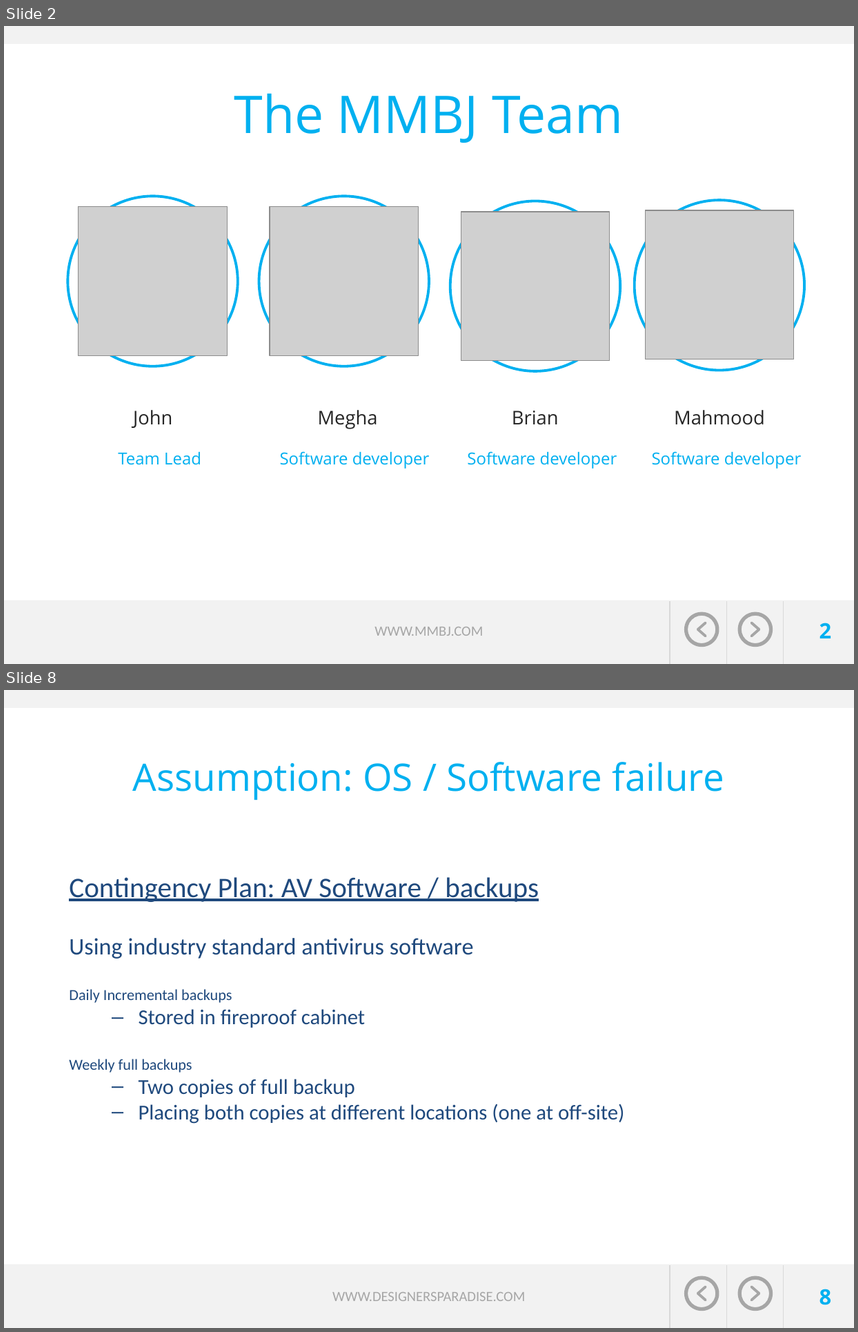
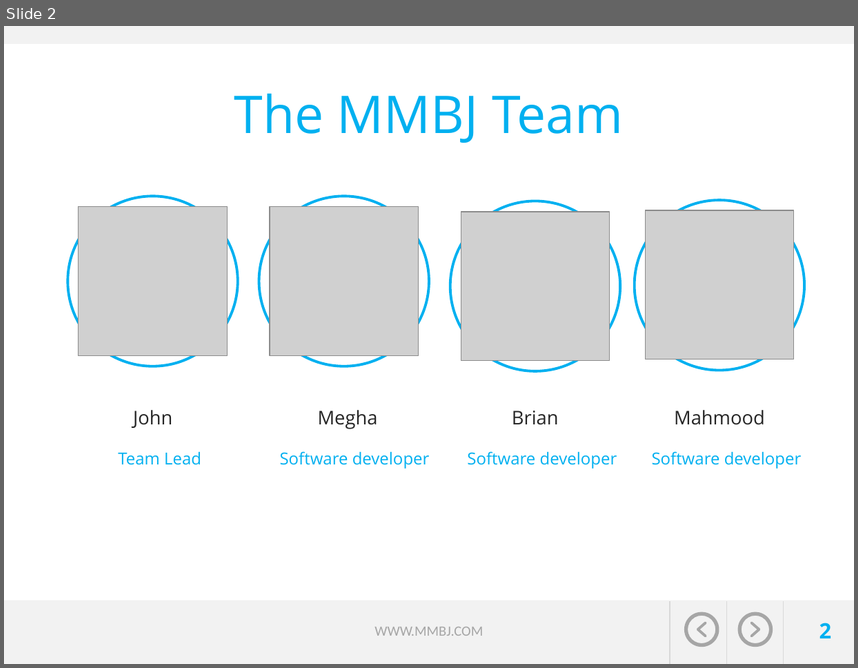
Before and after one commit to jvector-solutions/SAIT-OOSD-Team5, a slide deck: presentation/Travel expert presentation_Group5-John-Megha-Brian-Mahmood.pptx. Shown one above the other, each under a label of ours: slides 2 and 8 before the commit, slide 2 after it; the slides between them are not shown. The pictures are 858x1332 and 858x668 pixels, drawn with LibreOffice and Linux fonts; fonts in the diff are those of the drawing; grey boxes stand for pictures; background and template pictures are left out. Boxes give left, top, right and bottom in pixels: in the first picture for what was removed or moved away, otherwise in the second. Text is boxed around its words. In the diff, an @@ line names an element or a change of style, - is before the commit and + after.

```diff
--- a/presentation/Travel expert presentation_Group5-John-Megha-Brian-Mahmood.pptx
+++ b/presentation/Travel expert presentation_Group5-John-Megha-Brian-Mahmood.pptx
@@ slide 8 removed at (4,690,854,1328), background picture (left out); not listed: 11 template elements that a slide beside it also shows @@
@@ title removed at (133,762,724,800) @@
-Assumption: OS / Software failure
@@ text removed at (69,877,625,1123) @@
-Contingency Plan: AV Software / backups
-Using industry standard antivirus software
-Daily Incremental backups
-  – Stored in fireproof cabinet
-Weekly full backups
-  – Two copies of full backup
-  – Placing both copies at different locations (one at off-site)
@@ page number removed at (820,1288,832,1305) @@
-8
@@ text removed at (332,1292,525,1301) @@
-WWW.DESIGNERSPARADISE.COM
```
Also in this commit, not shown: 8 slides changed, 3 slides added, 2 other slides removed.
